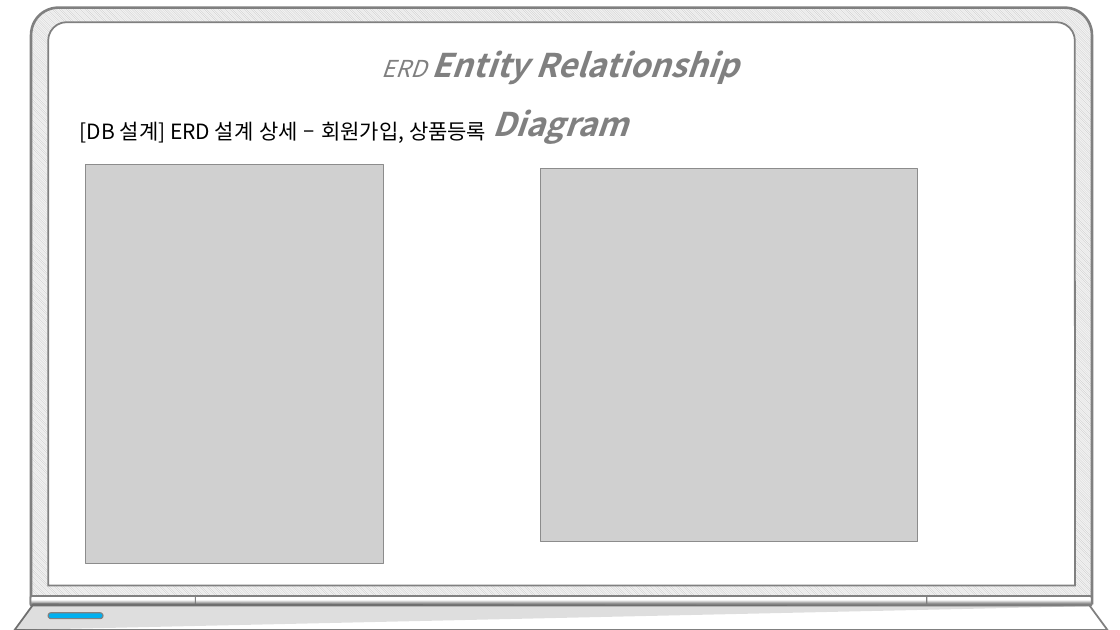
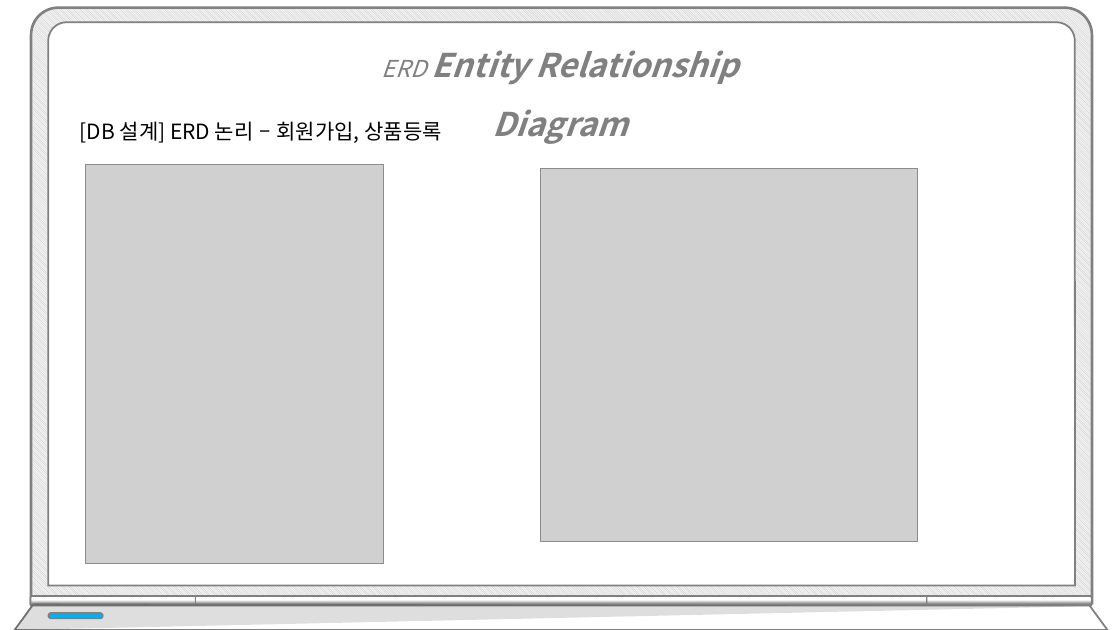
Before and after one commit to hhsw07/ezen-academy-projects, a slide deck: slide 15 of WebContent/발표/4차/프로젝트5_4차.pptx. Drawn at 1120x630 pixels with LibreOffice and Linux fonts; fonts in the diff are those of the drawing; grey boxes stand for pictures. Boxes give left, top, right and bottom in pixels: in the first picture for what was removed or moved away, otherwise in the second. Text is boxed around its words. In the diff, an @@ line names an element or a change of style, - is before the commit and + after.

```diff
--- a/WebContent/발표/4차/프로젝트5_4차.pptx
+++ b/WebContent/발표/4차/프로젝트5_4차.pptx
@@ text at [80, 121, 441, 143]: text changed @@
-[DB 설계] ERD 설계 상세 – 회원가입, 상품등록
+[DB 설계] ERD 논리 – 회원가입, 상품등록
```
Also in this commit, not shown: 15 other slides changed, 7 slides added.
